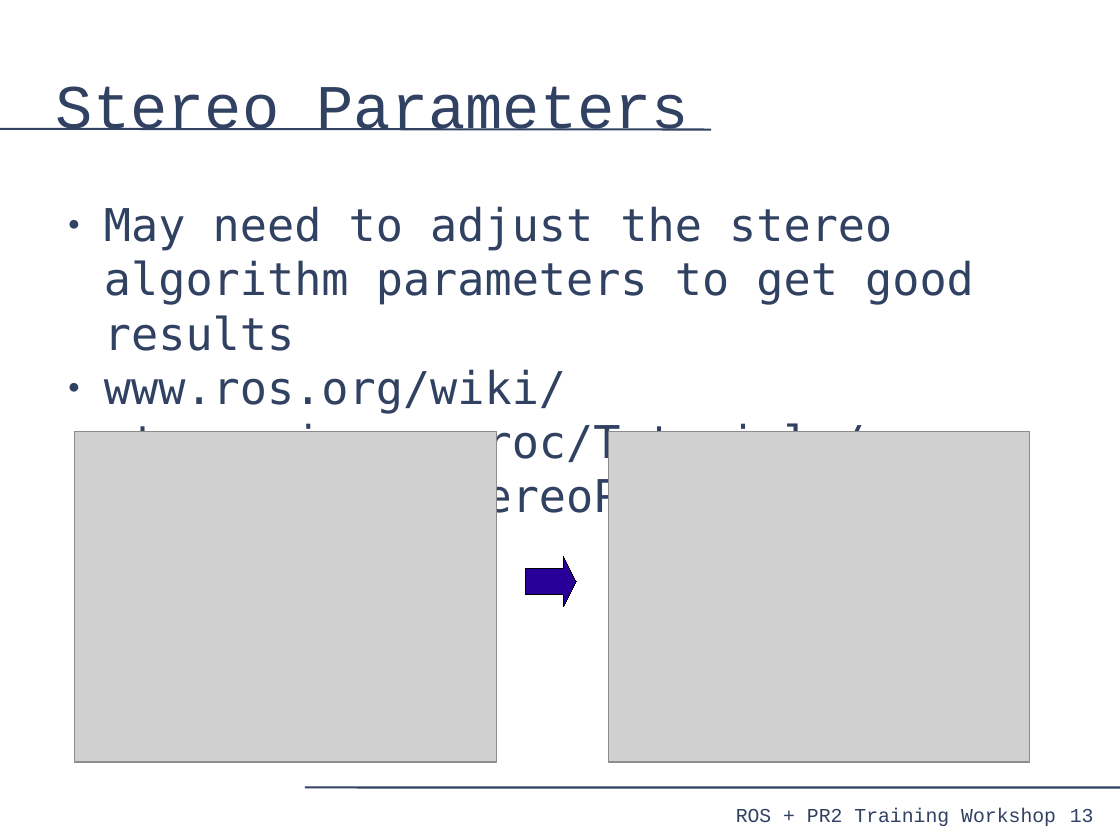
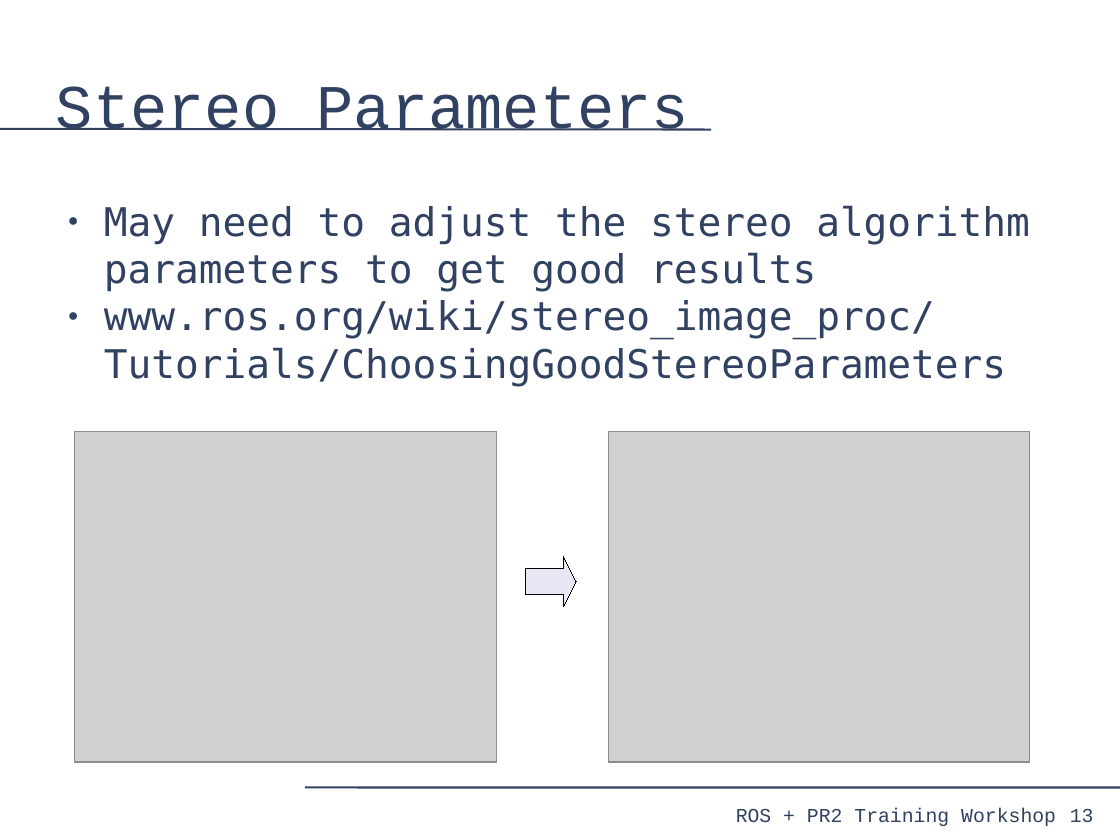
Before and after one commit to PR2/pr2_docs, a slide deck: slide 13 of pr2_training_workshop/processing_camera_data/slides.odp. Drawn at 1120x840 pixels with LibreOffice and Linux fonts; fonts in the diff are those of the drawing; grey boxes stand for pictures. Boxes give left, top, right and bottom in pixels: in the first picture for what was removed or moved away, otherwise in the second. Text is boxed around its words. In the diff, an @@ line names an element or a change of style, - is before the commit and + after.

Commit message:
processing_camera_data: image_pipeline diagram.

```diff
--- a/pr2_training_workshop/processing_camera_data/slides.odp
+++ b/pr2_training_workshop/processing_camera_data/slides.odp
@@ text "May need to adjust the ..." at [104,205,1030,387]: size 32 to 28 pt @@
@@ right arrow at [525,556,576,607]: fill #280099 to #280099 at 10% opacity @@
```
Also in this commit, not shown: 6 other slides changed, 1 slide added, 1 slide removed.
